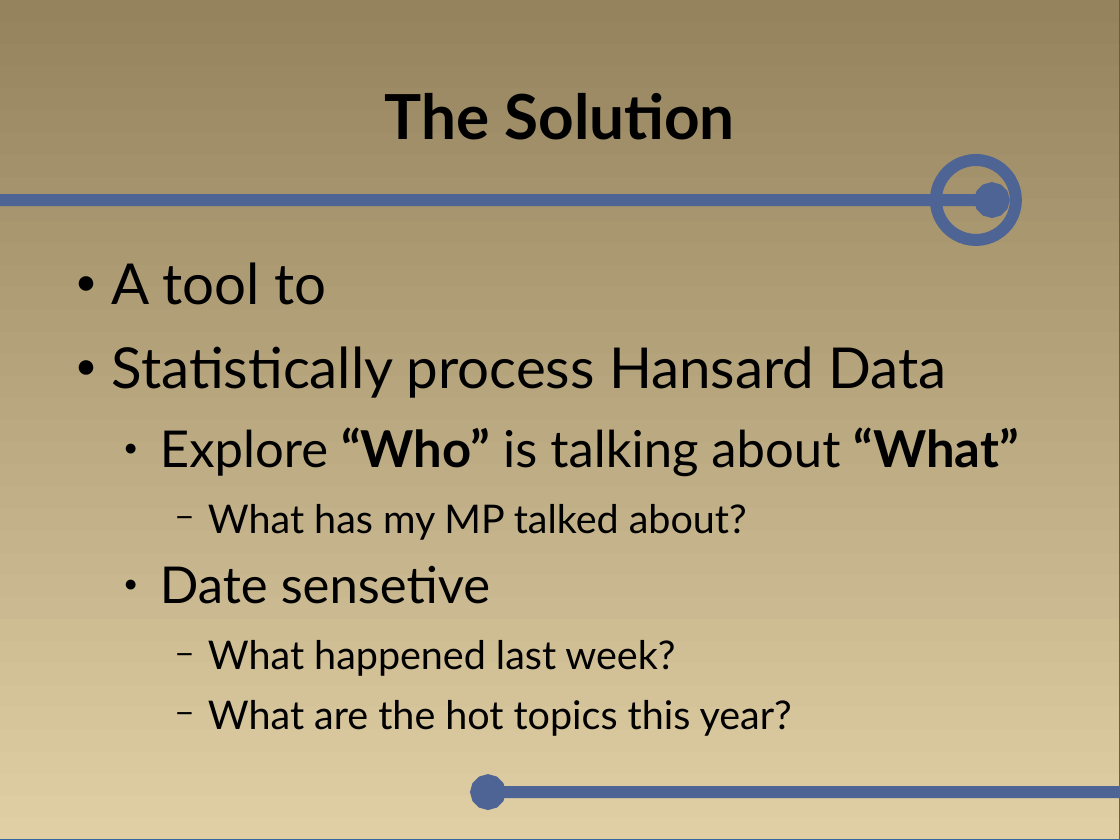
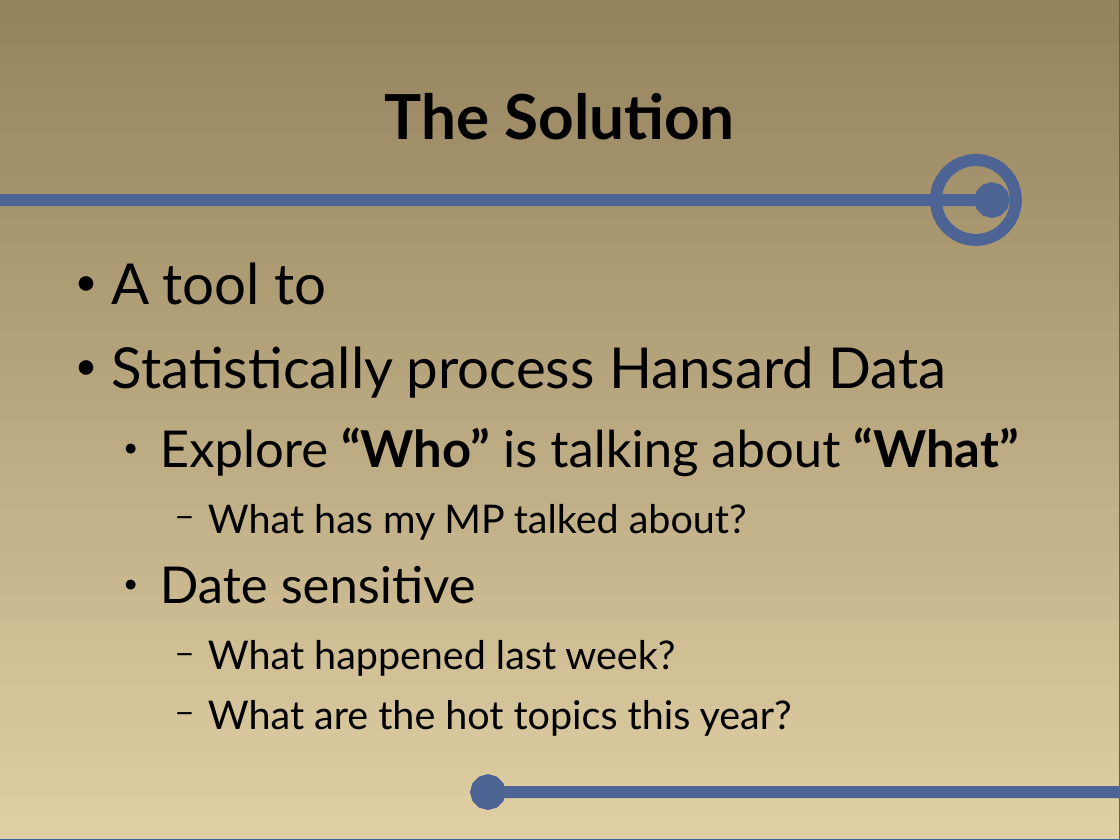
Before and after one commit to GothAck/Parliament-Hack-Weekend, a slide deck: slide 3 of assets/presentation.odp. Drawn at 1120x840 pixels with LibreOffice and Linux fonts; fonts in the diff are those of the drawing; background and template pictures are left out. Boxes give left, top, right and bottom in pixels: in the first picture for what was removed or moved away, otherwise in the second. Text is boxed around its words. In the diff, an @@ line names an element or a change of style, - is before the commit and + after.

Commit message:
Spelling

```diff
--- a/assets/presentation.odp
+++ b/assets/presentation.odp
@@ text at <box>160,565,476,604</box>: text changed @@
-  ● Date sensetive
+  ● Date sensitive
```
Also in this commit, not shown: 3 other slides changed.
